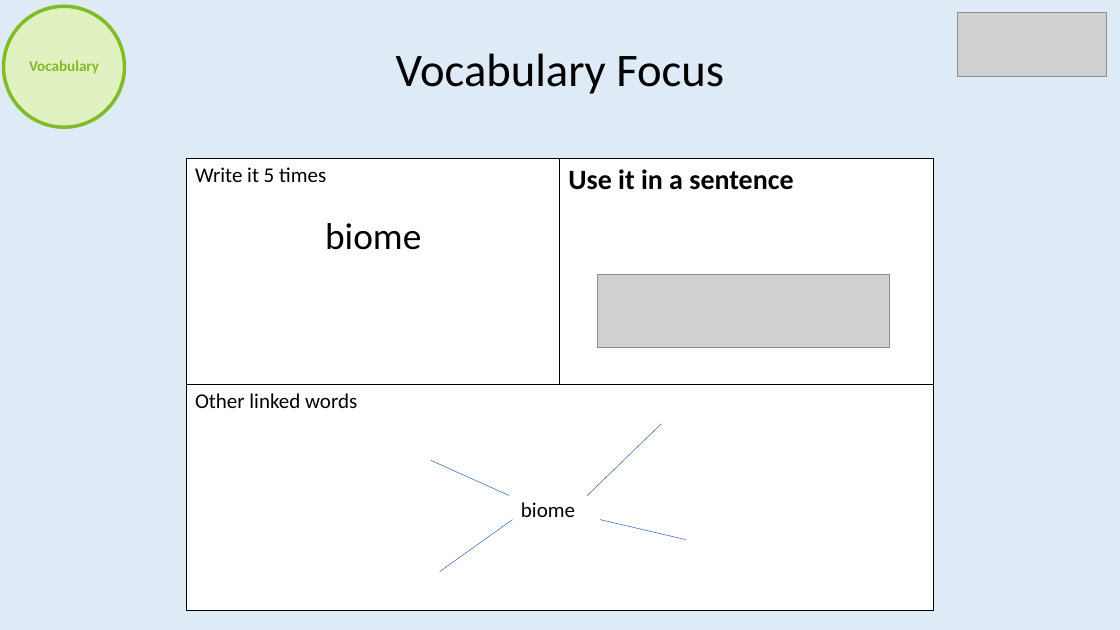
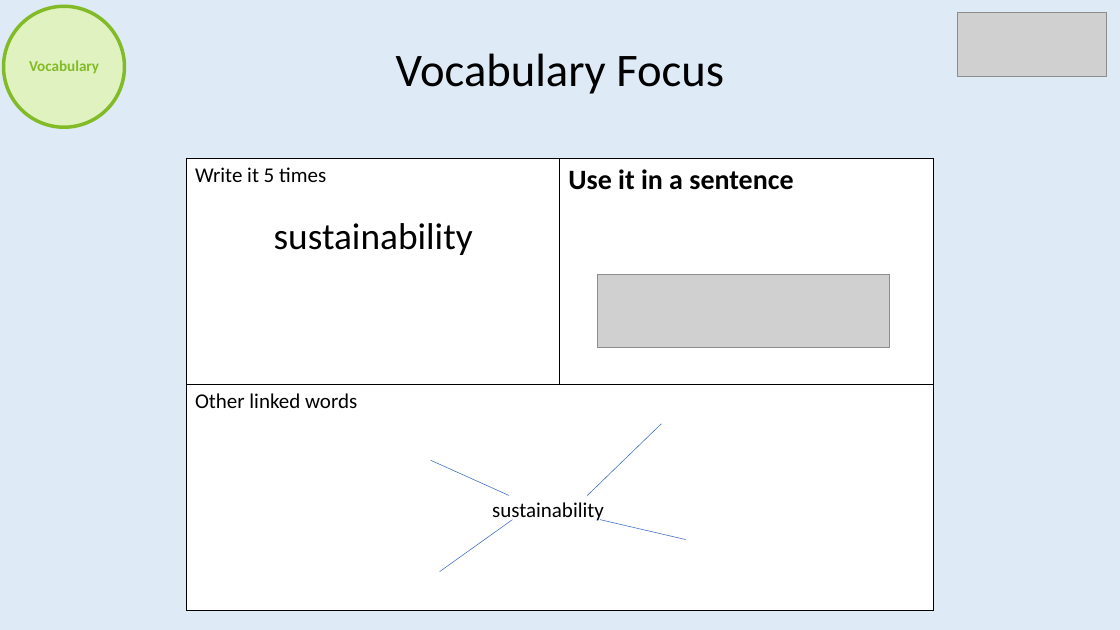
Before and after one commit to imcl75/claude_files, a slide deck: slide 12 of Reading/BeingAReader_Template.pptx. Drawn at 1120x630 pixels with LibreOffice and Linux fonts; fonts in the diff are those of the drawing; grey boxes stand for pictures. Boxes give left, top, right and bottom in pixels: in the first picture for what was removed or moved away, otherwise in the second. Text is boxed around its words. In the diff, an @@ line names an element or a change of style, - is before the commit and + after.

```diff
--- a/Reading/BeingAReader_Template.pptx
+++ b/Reading/BeingAReader_Template.pptx
@@ table at [187,159,933,611] @@
-row 1, column 1: Write it 5 times / biome
+row 1, column 1: Write it 5 times / sustainability
@@ text at [492,502,604,523]: text changed @@
-biome
+sustainability
```
Also in this commit, not shown: 12 other slides changed.
